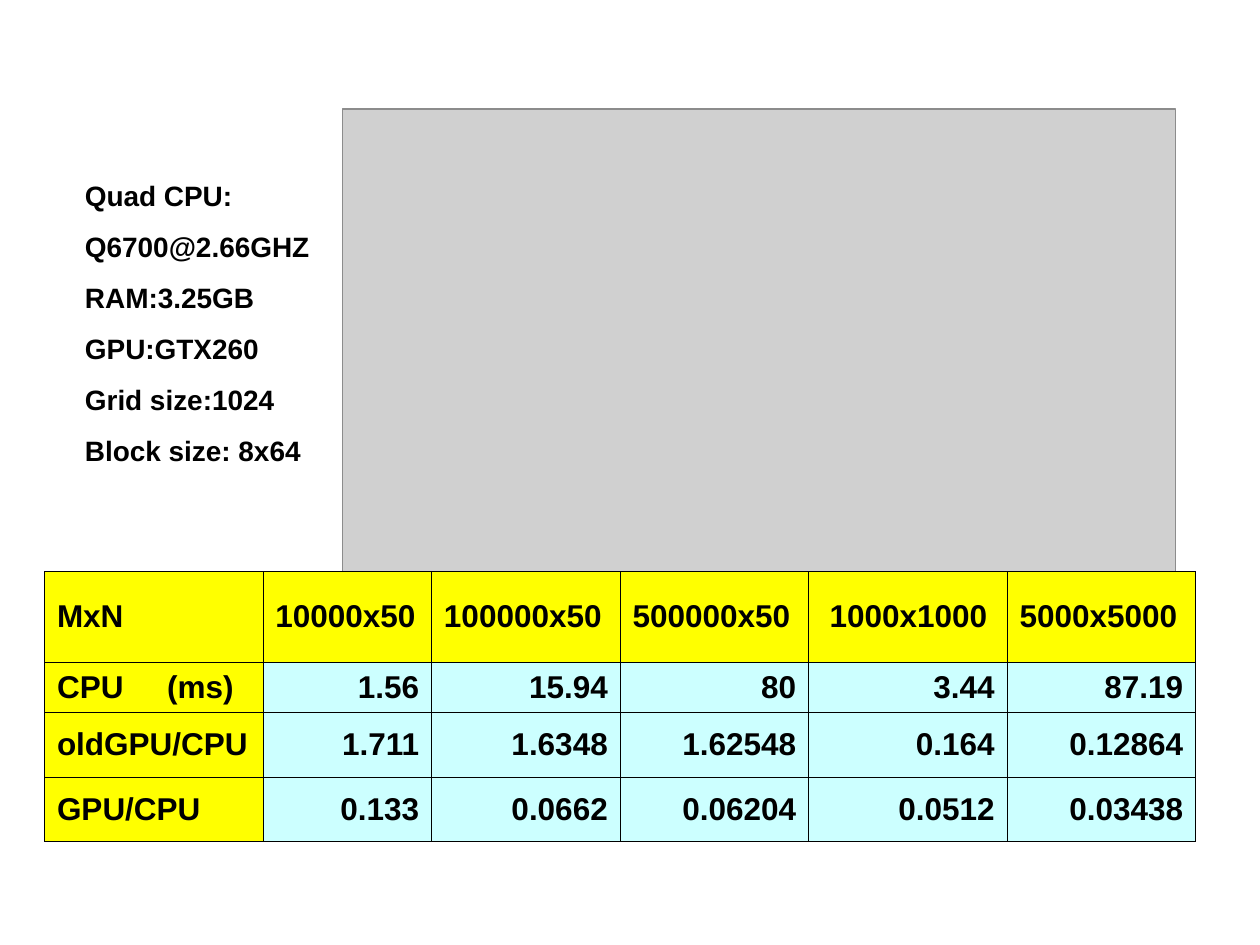
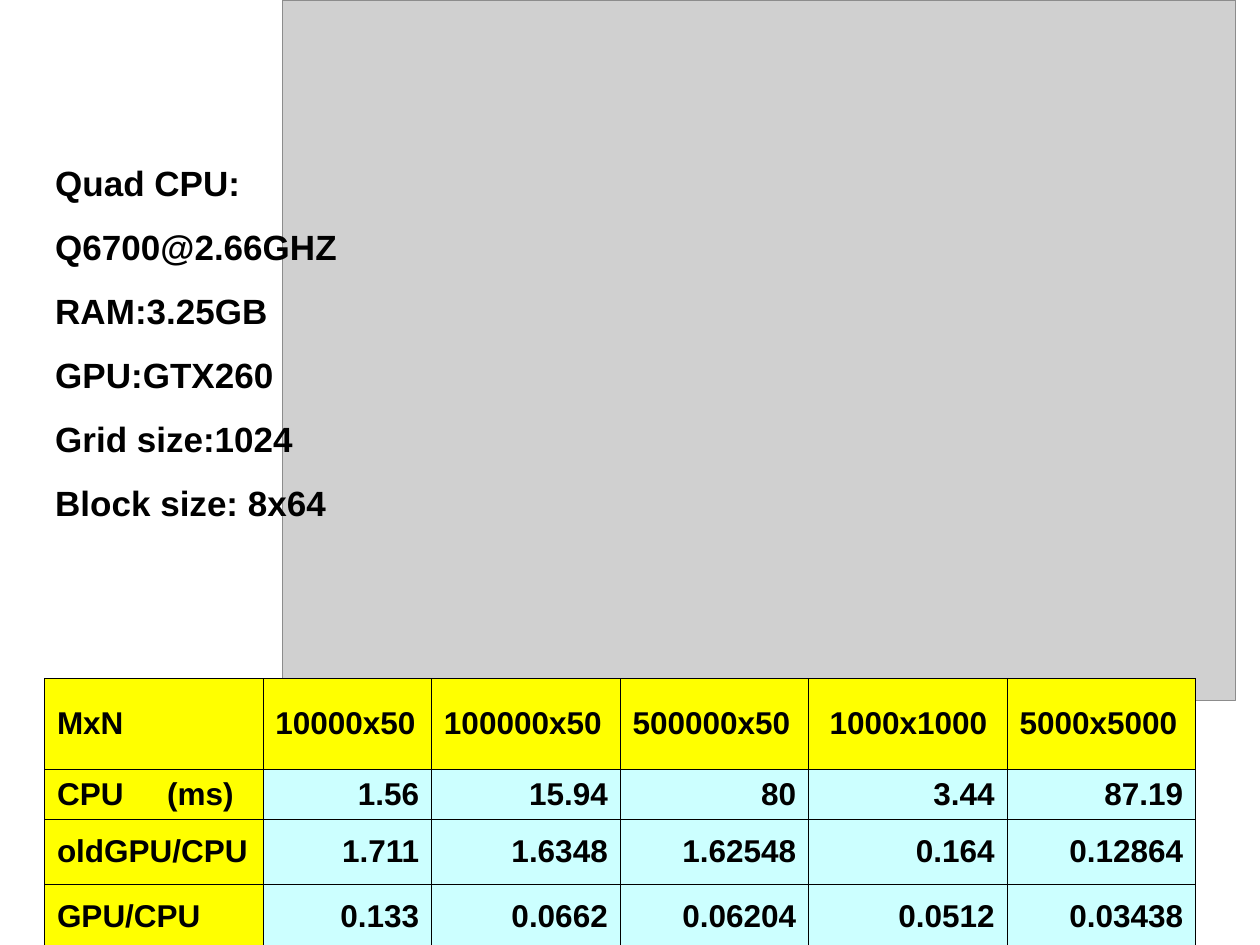
Before and after one commit to unconditional/projektarbeitcuda, a slide deck: slide 15 of Vortrag/tmp.ppt. Drawn at 1260x945 pixels with LibreOffice and Linux fonts; fonts in the diff are those of the drawing; grey boxes stand for pictures. Boxes give left, top, right and bottom in pixels: in the first picture for what was removed or moved away, otherwise in the second. Text is boxed around its words. In the diff, an @@ line names an element or a change of style, - is before the commit and + after.

```diff
--- a/Vortrag/tmp.ppt
+++ b/Vortrag/tmp.ppt
@@ picture: place and size @@
-picture at box(343, 108, 1176, 595)
+picture at box(282, 0, 1235, 701)
@@ text "Quad CPU:": place and size @@
-text "Quad CPU:" at box(85, 185, 309, 462)
+text "Quad CPU:" at box(55, 170, 336, 522)
@@ text "Quad CPU:" at box(55, 170, 336, 522): size 16 to 20 pt; more space between paragraphs @@
@@ table: place and size @@
-table at box(44, 572, 1194, 842)
+table at box(44, 679, 1194, 945)
```
Also in this commit, not shown: 1 other slide changed.
